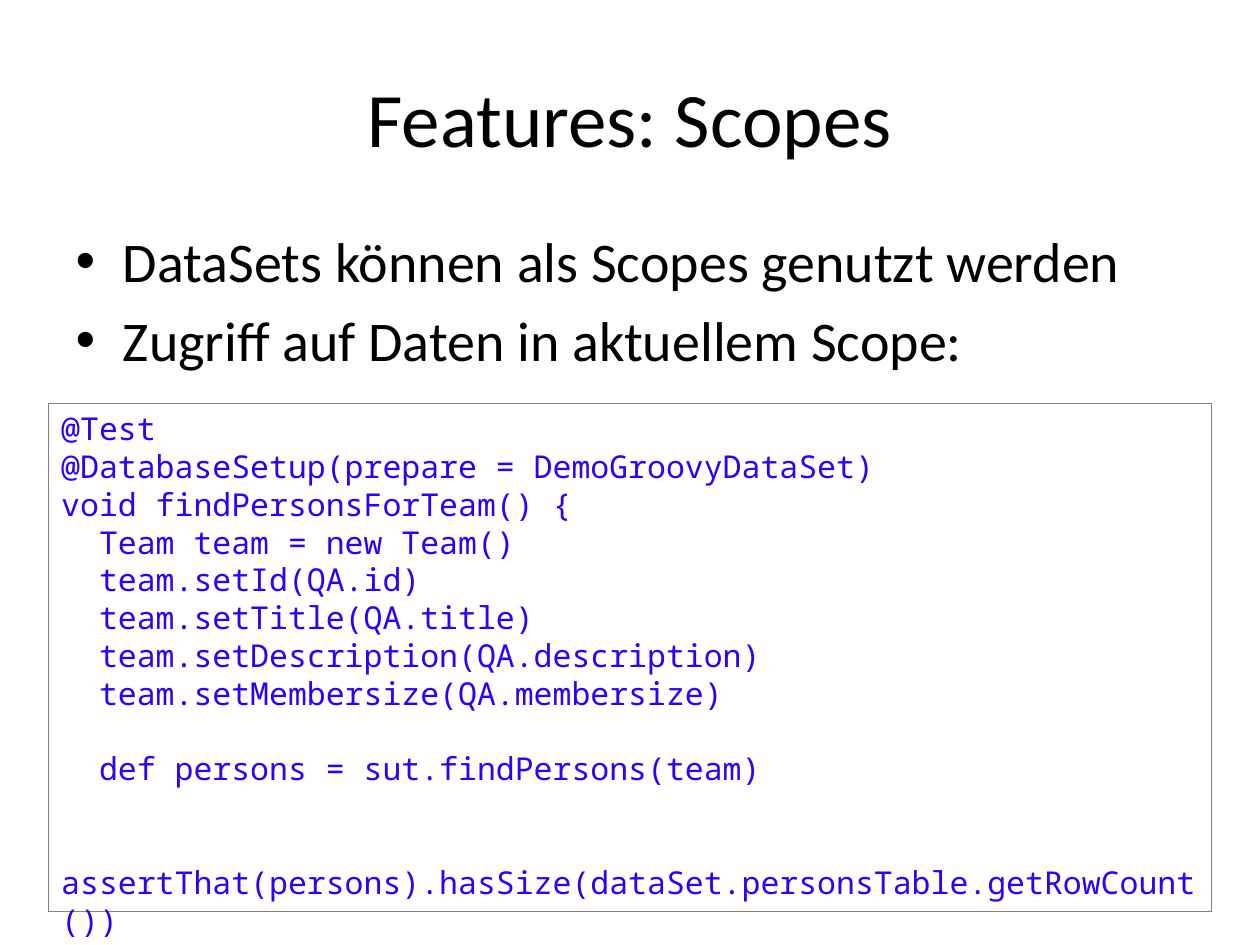
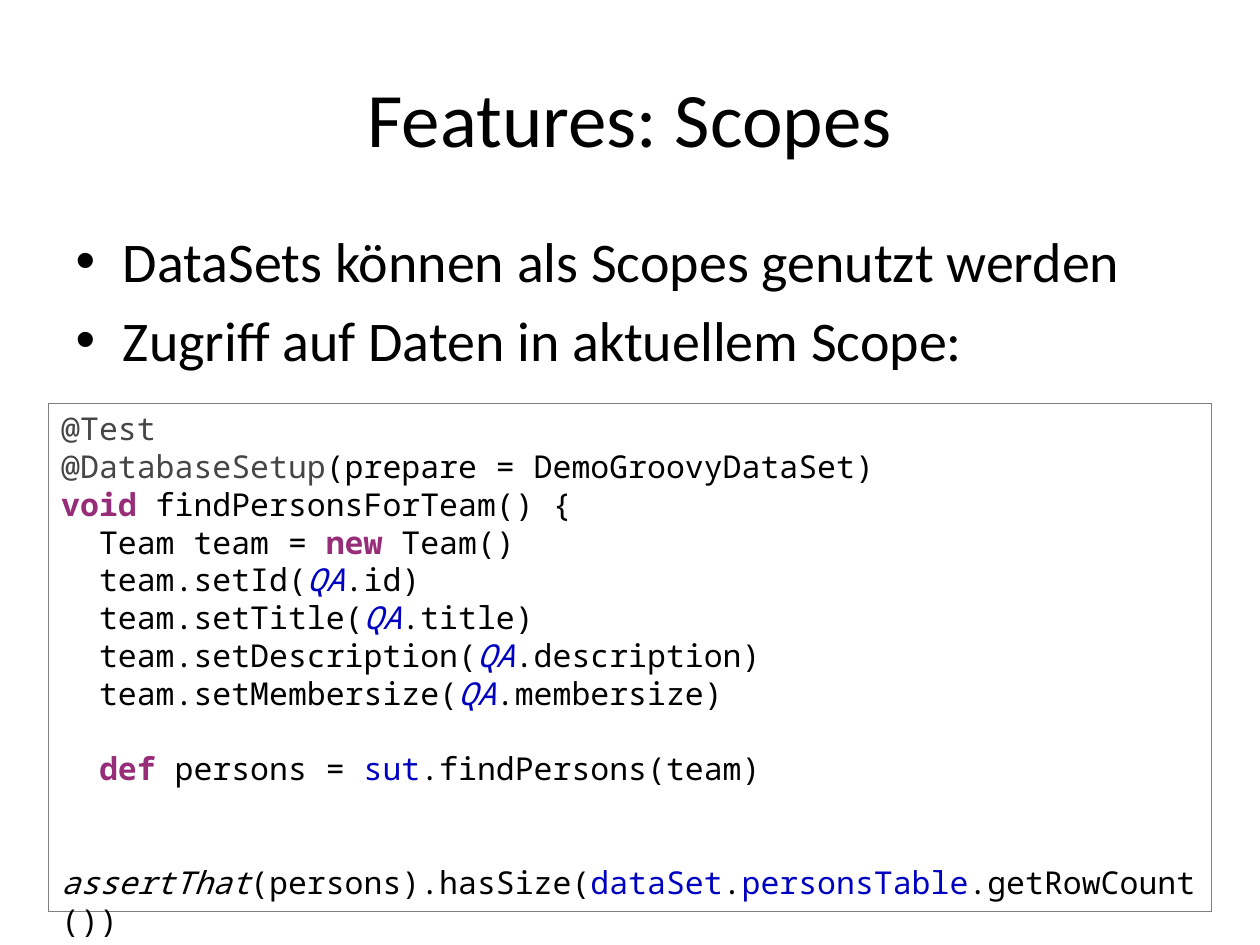
Before and after one commit to seerhein-lab/testdata-dsl, a slide deck: slide 7 of documentation/seitenbau/praesentation.pptx. Drawn at 1260x945 pixels with LibreOffice and Linux fonts; fonts in the diff are those of the drawing. Boxes give left, top, right and bottom in pixels: in the first picture for what was removed or moved away, otherwise in the second. Text is boxed around its words. In the diff, an @@ line names an element or a change of style, - is before the commit and + after.

```diff
--- a/documentation/seitenbau/praesentation.pptx
+++ b/documentation/seitenbau/praesentation.pptx
@@ rectangle "@Test" at (49,403,1211,912): text colour #2A00FF to #464646 in "@Test", "@DatabaseSetup(prepare"; text colour #2A00FF to #000000 in "@DatabaseSetup(prepare = DemoGroovyDataSet)", "findPersonsForTeam() {", "Team team = Team()", "team.setId(QA.id)" and 6 more places; text colour #2A00FF to #972C78, bold on in "void", "new", "def"; text colour #2A00FF to #0000C0 in "team.setId(QA.id)", "team.setTitle(QA.title)", "team.setDescription(QA.description)", "team.setMembersize(QA.membersize)" and 2 more places; italic on in "team.setId(QA.id)", "team.setTitle(QA.title)", "team.setDescription(QA.description)", "team.setMembersize(QA.membersize)" and 1 more places @@
```
Also in this commit, not shown: 2 other slides changed, 1 other file.
